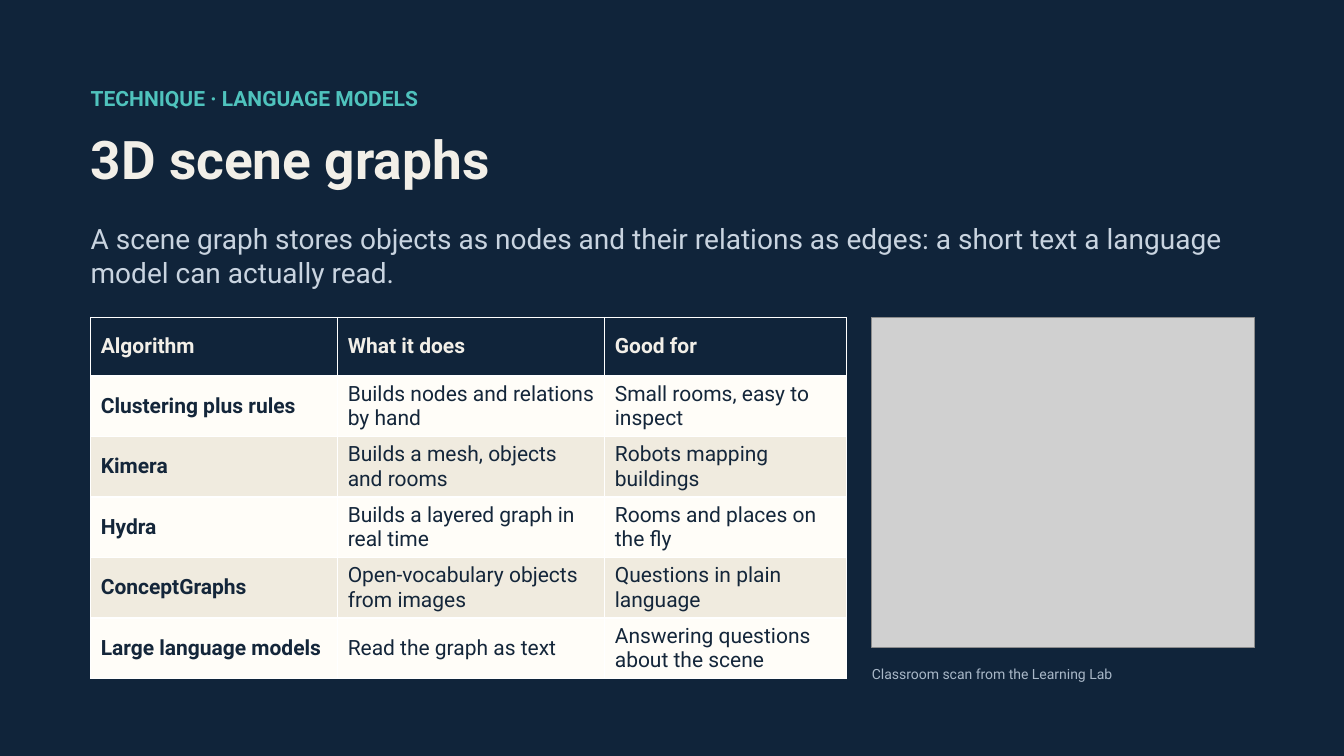
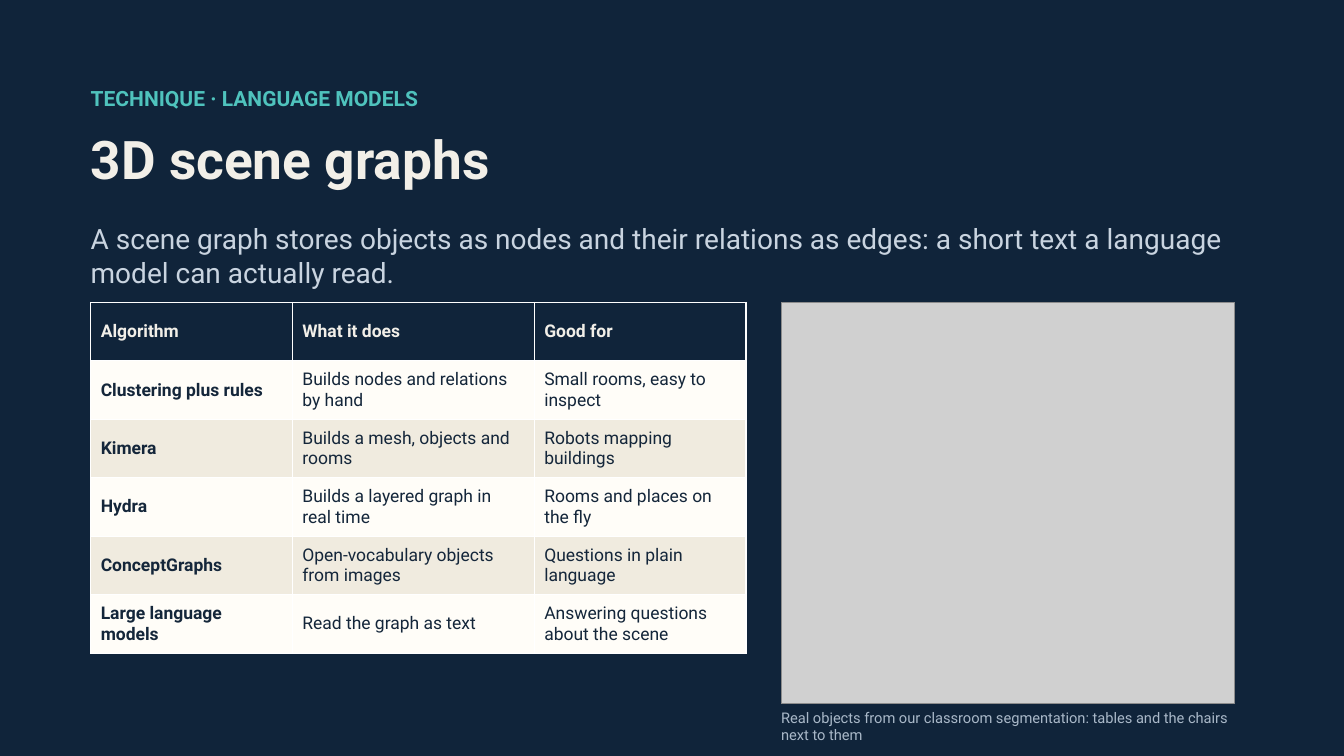
Before and after one commit to maninka123/lidar-learning-lab, a slide deck: slide 19 of presentation/LiDAR_Workshop_Slides.pptx (slide 18 before the commit). Drawn at 1344x756 pixels with LibreOffice and Linux fonts; fonts in the diff are those of the drawing; grey boxes stand for pictures. Boxes give left, top, right and bottom in pixels: in the first picture for what was removed or moved away, otherwise in the second. Text is boxed around its words. In the diff, an @@ line names an element or a change of style, - is before the commit and + after.

Commit message:
Slides: fix learning slides formatting, use figures from our own segmentation

```diff
--- a/presentation/LiDAR_Workshop_Slides.pptx
+++ b/presentation/LiDAR_Workshop_Slides.pptx
@@ table at bbox=[91, 302, 746, 663] @@
@@ size 15 to 12.5 pt @@
@@ table: place and size @@
-table at bbox=[91, 318, 847, 672]
+table at bbox=[91, 302, 746, 663]
@@ picture: place and size @@
-picture at bbox=[872, 318, 1255, 647]
+picture at bbox=[781, 302, 1235, 704]
@@ text at bbox=[781, 712, 1228, 740]: text changed; size 10 to 10.5 pt @@
-Classroom scan from the Learning Lab
+Real objects from our classroom segmentation: tables and the chairs next to them
```
Also in this commit, not shown: 9 other slides changed, 1 slide added, 1 slide removed, 2 other files.
